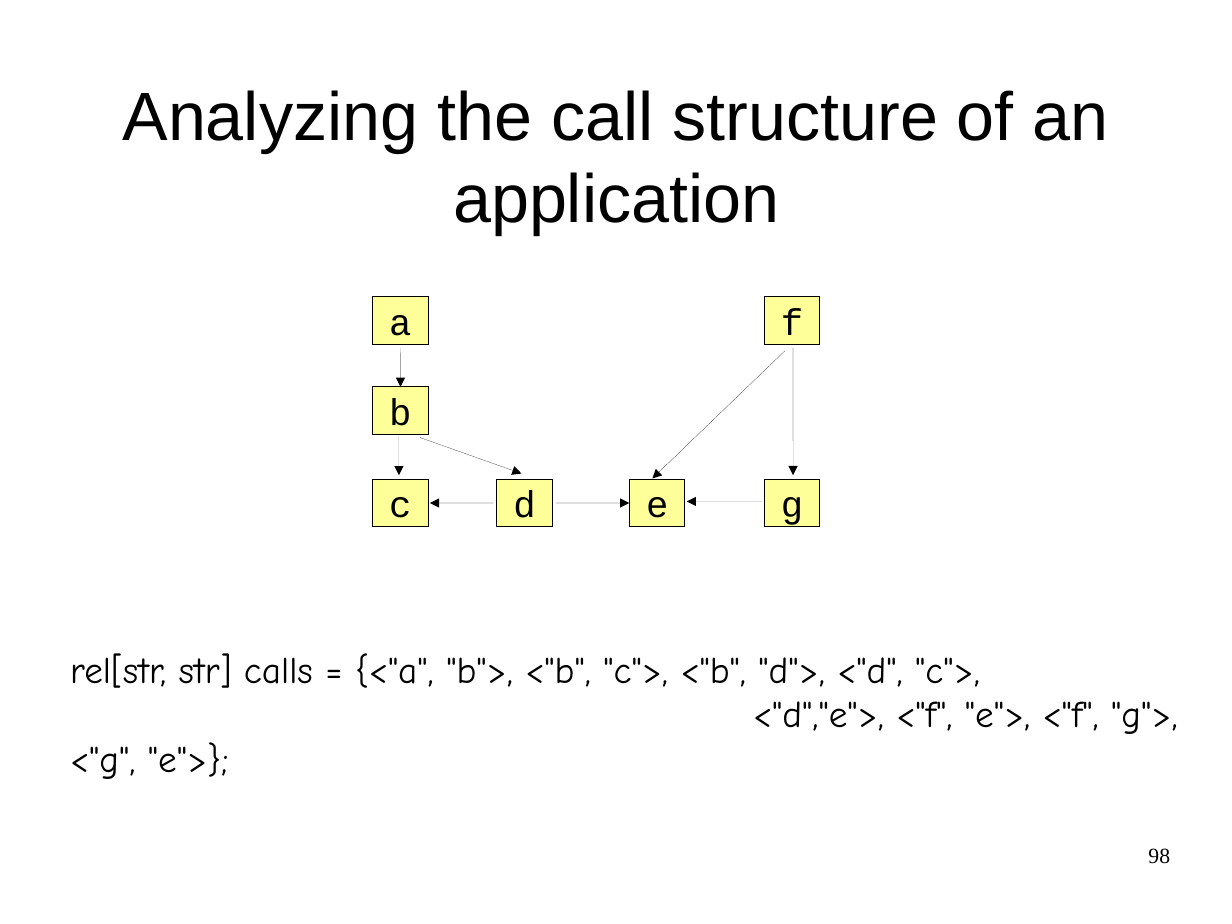
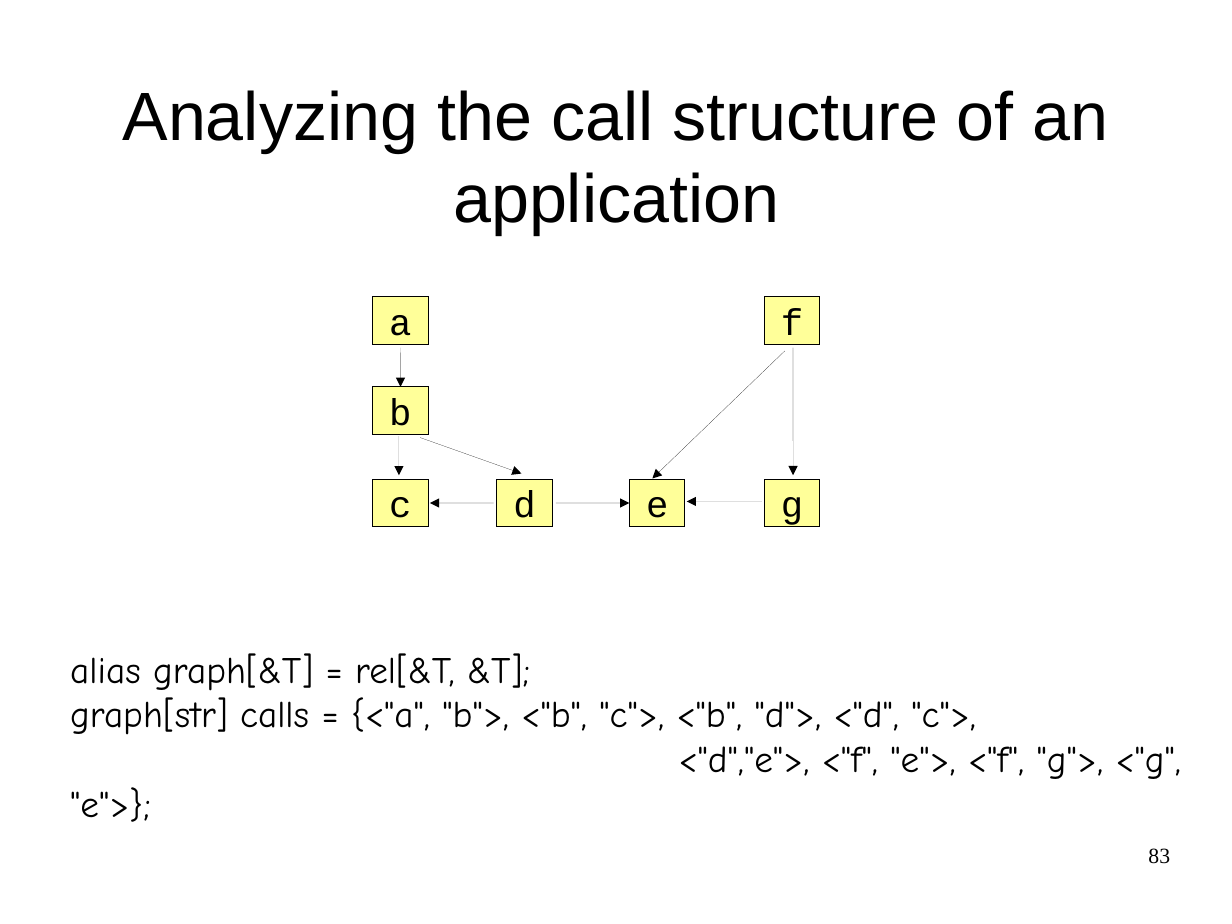
Before and after one commit to cwi-swat/meta-environment, a slide deck: slide 83 of meta-doc/analysis/rascal-slides/rascal-slides.odp (slide 98 before the commit). Drawn at 1232x924 pixels with LibreOffice and Linux fonts; fonts in the diff are those of the drawing; background and template pictures are left out. Boxes give left, top, right and bottom in pixels: in the first picture for what was removed or moved away, otherwise in the second. Text is boxed around its words. In the diff, an @@ line names an element or a change of style, - is before the commit and + after.

```diff
--- a/meta-doc/analysis/rascal-slides/rascal-slides.odp
+++ b/meta-doc/analysis/rascal-slides/rascal-slides.odp
@@ text at (x1=70, y1=653, x2=976, y2=735): text changed @@
-rel[str, str] calls = {<"a", "b">, <"b", "c">, <"b", "d">, <"d", "c">,
+alias graph[&T] = rel[&T, &T];
+graph[str] calls = {<"a", "b">, <"b", "c">, <"b", "d">, <"d", "c">,
@@ page number at (x1=1148, y1=848, x2=1170, y2=864): text changed @@
-98
+83
```
Also in this commit, not shown: 20 other slides changed, 2 slides added, 16 slides removed, 1 other file.
